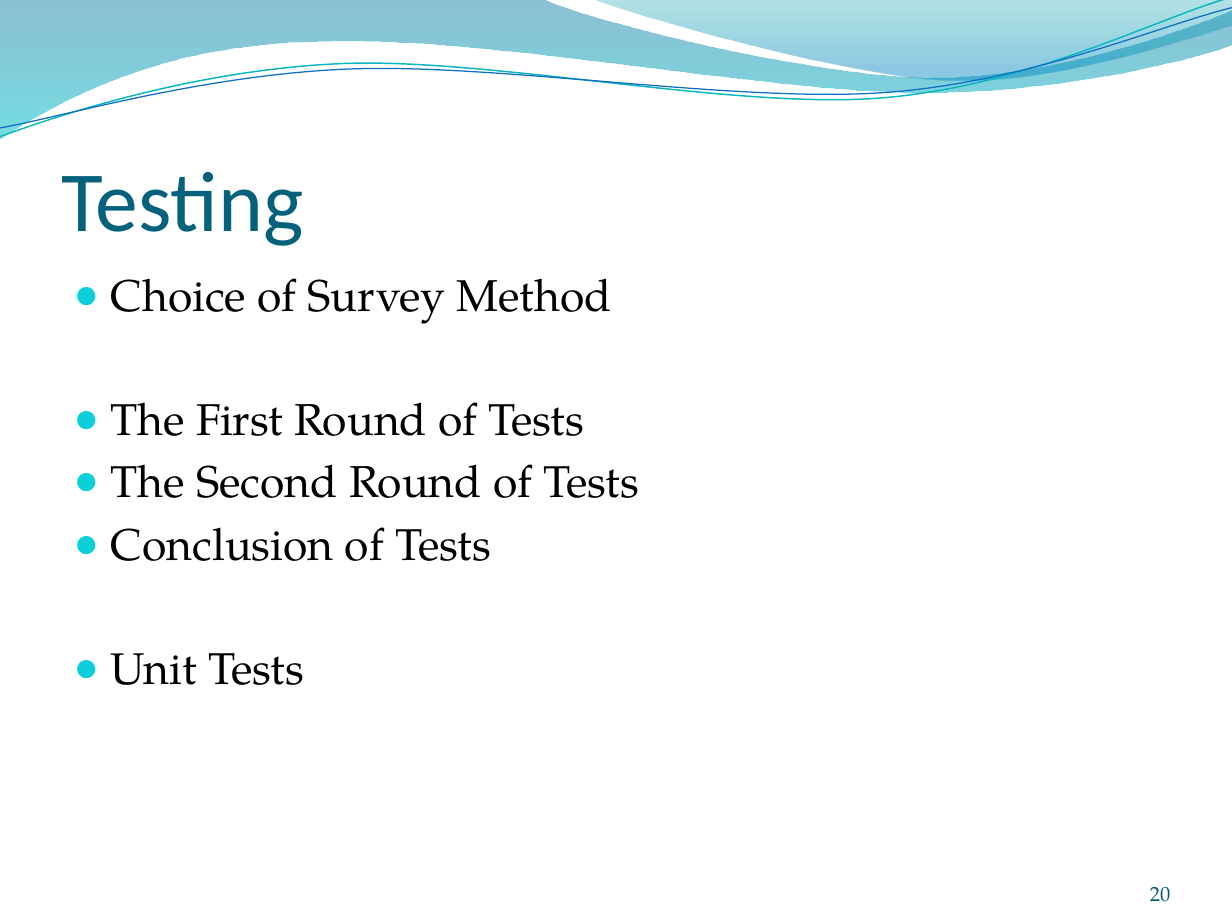
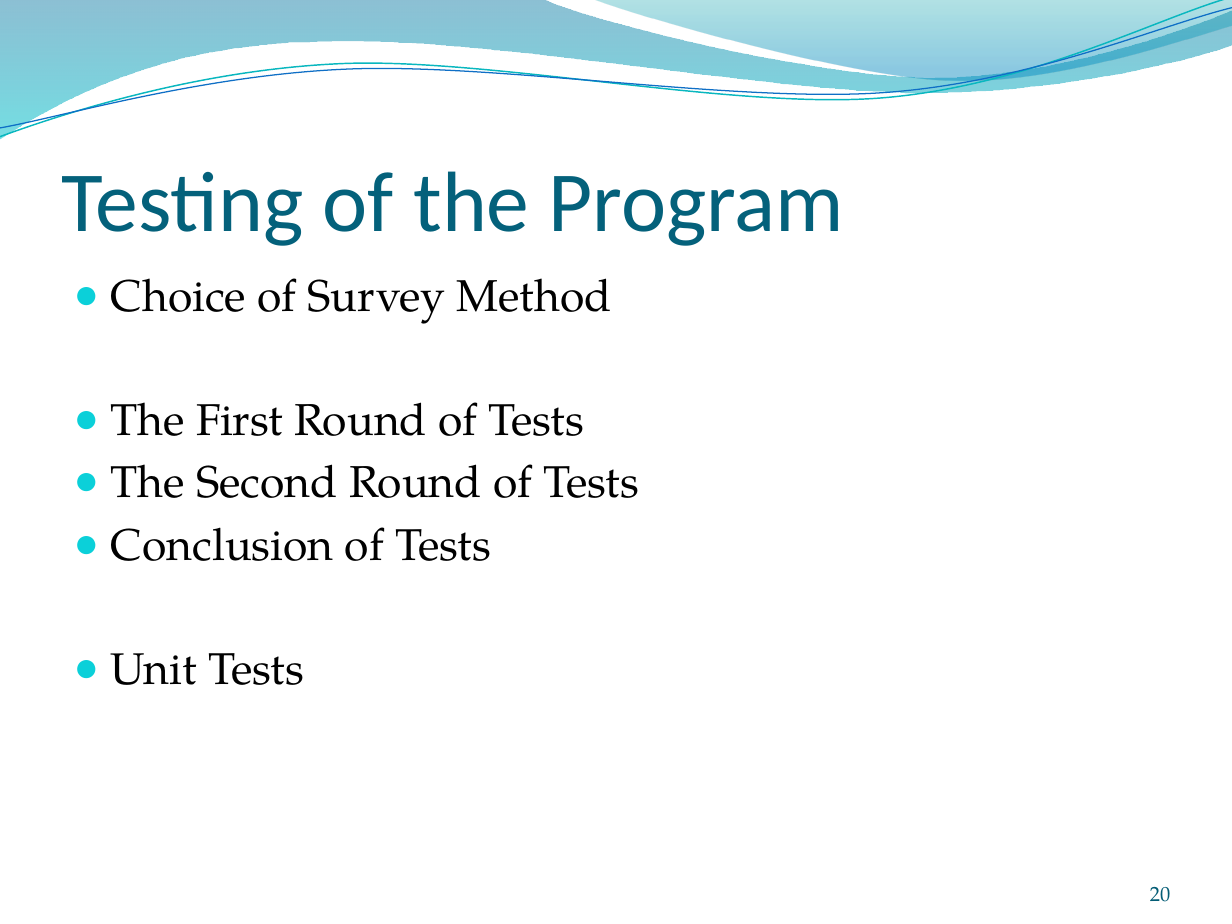
Before and after one commit to montelongoj/p2-b130-aau-2011, a slide deck: slide 20 of P2 project Bag Packer Program.pptx. Drawn at 1232x924 pixels with LibreOffice and Linux fonts; fonts in the diff are those of the drawing; background and template pictures are left out. Boxes give left, top, right and bottom in pixels: in the first picture for what was removed or moved away, otherwise in the second. Text is boxed around its words. In the diff, an @@ line names an element or a change of style, - is before the commit and + after.

```diff
--- a/P2 project Bag Packer Program.pptx
+++ b/P2 project Bag Packer Program.pptx
@@ title at (x1=62, y1=171, x2=844, y2=246): text changed @@
-Testing
+Testing of the Program
```
